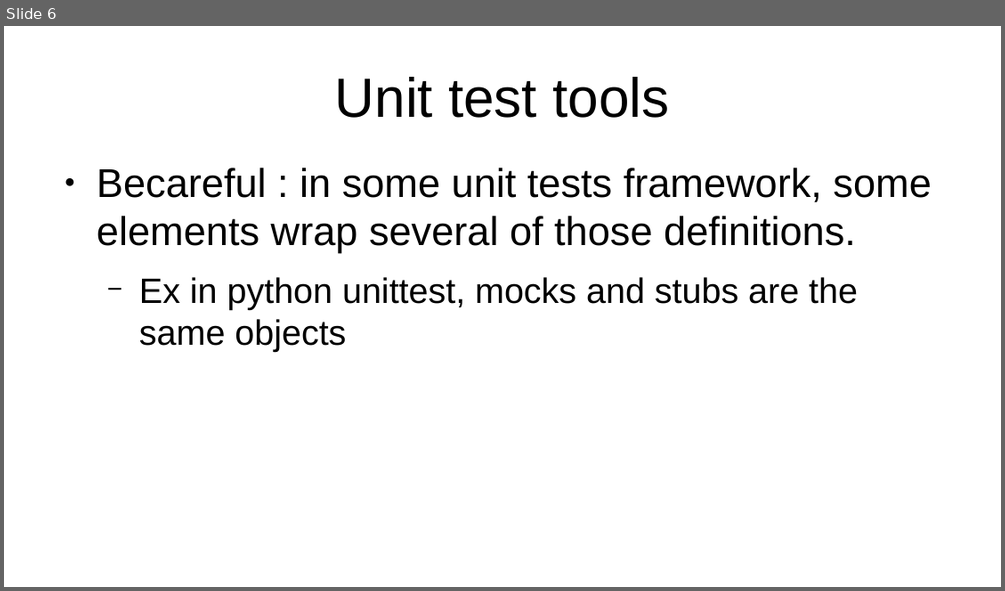
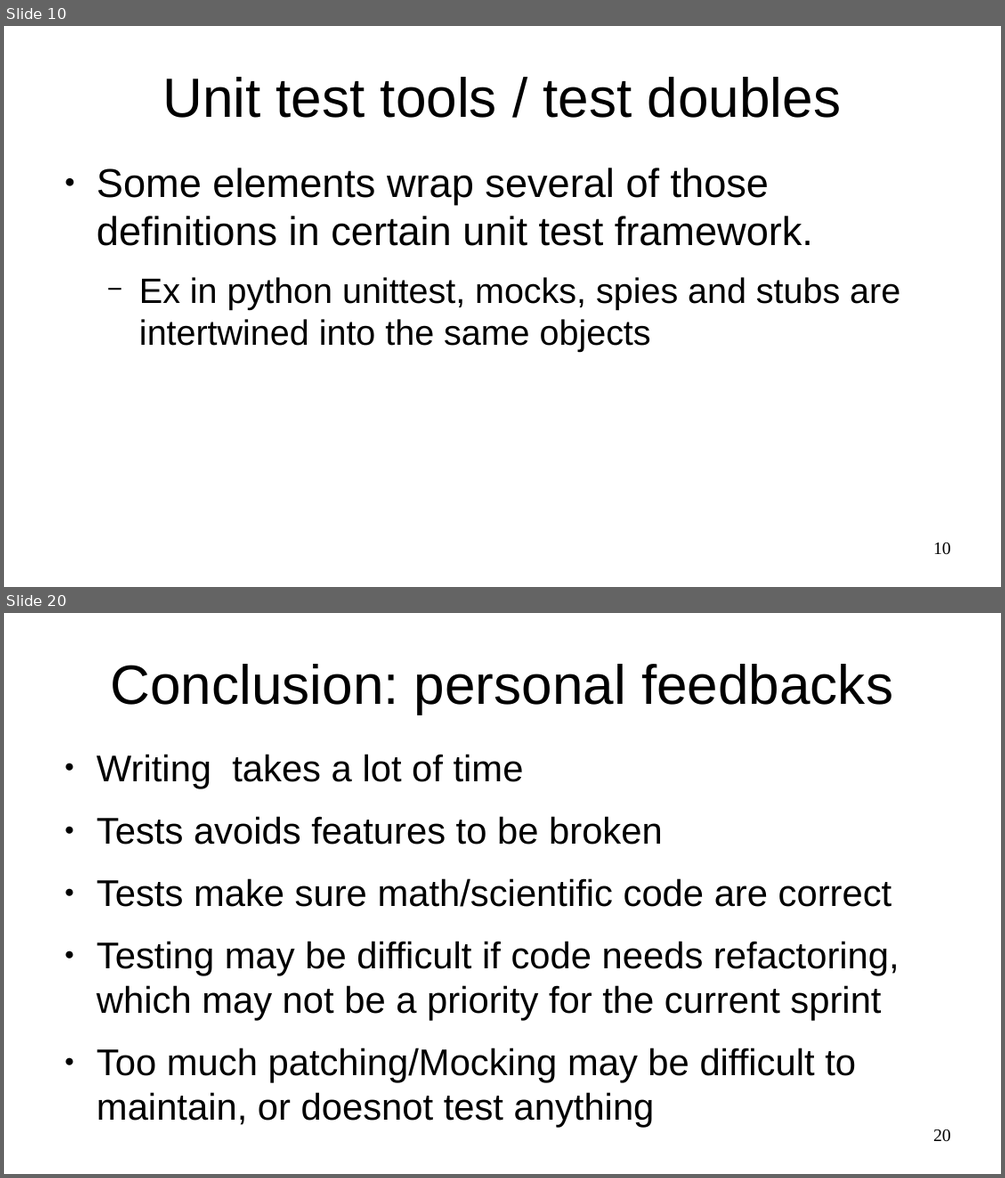
Before and after one commit to ybouilla/test_tutorial, a slide deck: presentation.odp. Shown one above the other, each under a label of ours: slide 6 before the commit, slides 10 and 20 after it; the slides between them are not shown. The pictures are 1005x591 and 1005x1178 pixels, drawn with LibreOffice and Linux fonts; fonts in the diff are those of the drawing. Boxes give left, top, right and bottom in pixels: in the first picture for what was removed or moved away, otherwise in the second. Text is boxed around its words. In the diff, an @@ line names an element or a change of style, - is before the commit and + after.

```diff
--- a/presentation.odp
+++ b/presentation.odp
@@ slide 20 added at [4,613,1001,1174], background #FFFFFF @@
@@ title added at [111,664,893,714], 44 pt, text #000000 @@
+Conclusion: personal feedbacks
@@ text added at [97,754,899,1083], 29.6 pt, text #000000 @@
+● Writing takes a lot of time
+● Tests avoids features to be broken
+● Tests make sure math/scientific code are correct
+● Testing may be difficult if code needs refactoring, which may not be a priority for the current sprint
+● Too much patching/Mocking may be difficult to maintain, or doesnot test anything
@@ page number added at [933,1129,951,1142], 14 pt, text #000000 @@
+20
@@ what was slide 6 is now slide 10 @@
@@ slide 10 changed as well @@
@@ title at [162,77,841,118]: text changed @@
-Unit test tools
+Unit test tools / test doubles
@@ text at [97,168,900,352]: text changed; size 32 to 28 pt @@
-● Becareful : in some unit tests framework, some elements wrap several of those definitions.
-  − Ex in python unittest, mocks and stubs are the same objects
+● Some elements wrap several of those definitions in certain unit test framework.
+  − Ex in python unittest, mocks, spies and stubs are intertwined into the same objects
@@ page number added at [933,542,951,555], 14 pt, text #000000 @@
+10
```
Also in this commit, not shown: 5 other slides changed, 14 other slides added, 2 slides removed, 3 other files.
